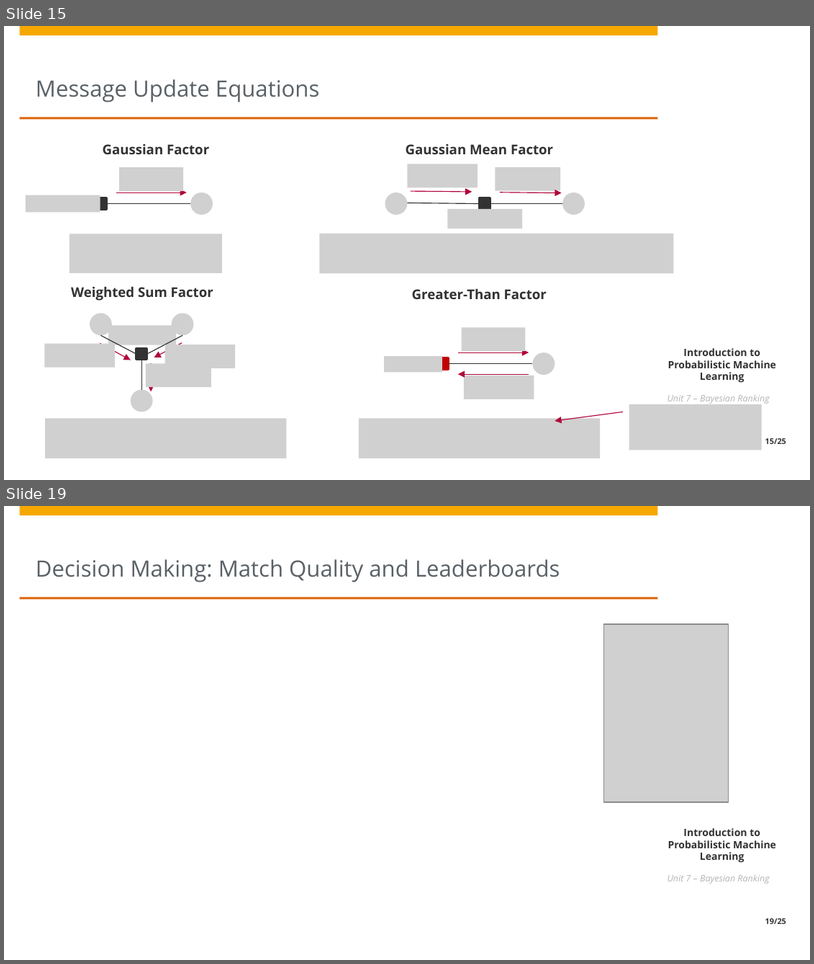
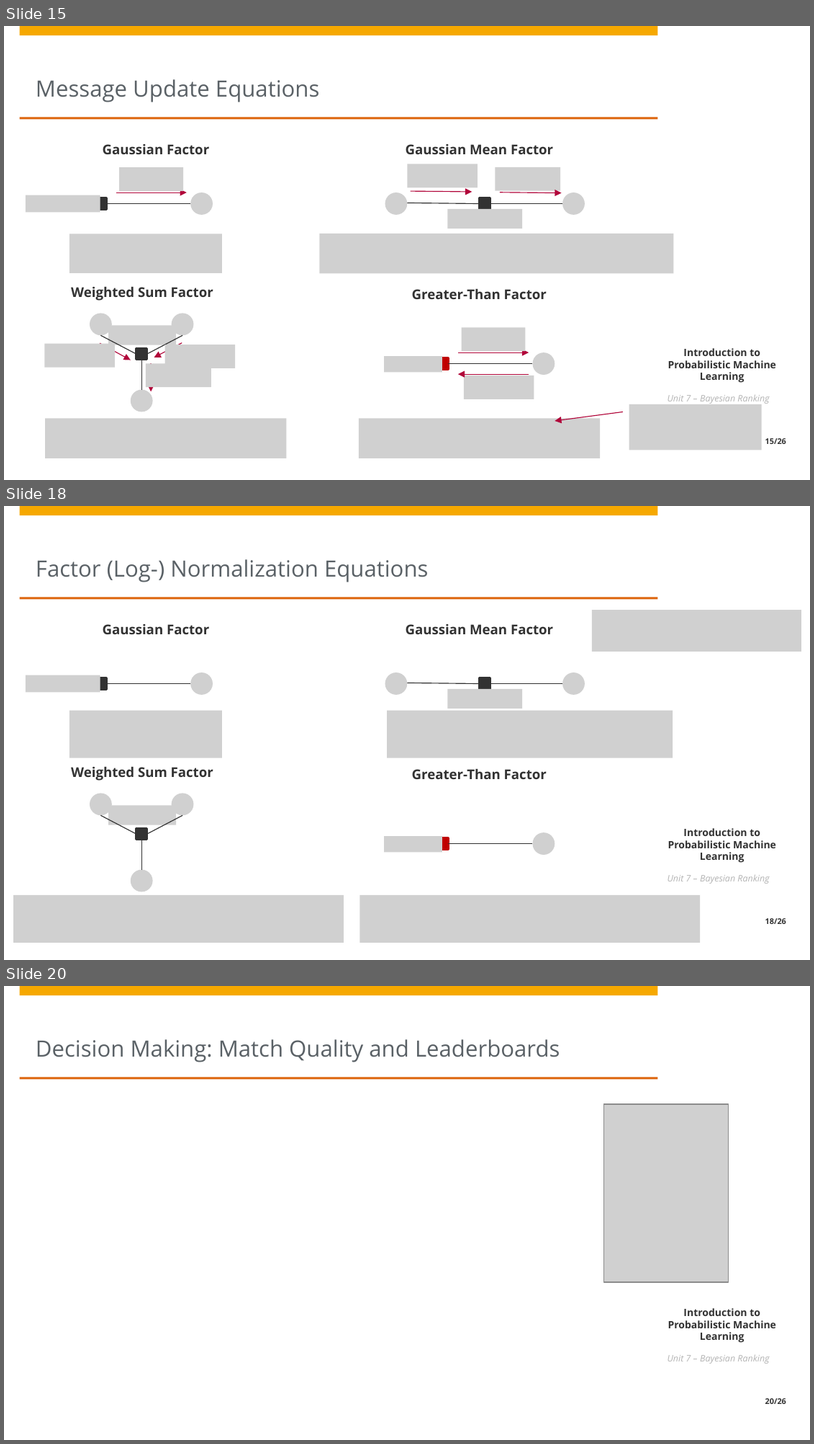
Before and after one commit to HPI-Artificial-Intelligence-Teaching/pml-sose2023, a slide deck: unit7/Unit7 - Bayesian Ranking.pptx. Shown one above the other, each under a label of ours: slides 15 and 19 before the commit, slides 15, 18 and 20 after it; the slides between them are not shown. The pictures are 814x964 and 814x1444 pixels, drawn with LibreOffice and Linux fonts; fonts in the diff are those of the drawing; grey boxes stand for pictures; background and template pictures are left out. Boxes give left, top, right and bottom in pixels: in the first picture for what was removed or moved away, otherwise in the second. Text is boxed around its words. In the diff, an @@ line names an element or a change of style, - is before the commit and + after.

Commit message:
Added slides on normalization constant

```diff
--- a/unit7/Unit7 - Bayesian Ranking.pptx
+++ b/unit7/Unit7 - Bayesian Ranking.pptx
@@ slide 18 added at (x1=4, y1=506, x2=810, y2=960), background #FFFFFF; not listed: 7 template elements that a slide beside it also shows @@
@@ title added at (x1=36, y1=559, x2=428, y2=582), 20 pt, text #5A6166 @@
+Factor (Log-) Normalization Equations
@@ picture added at (x1=592, y1=610, x2=802, y2=652) @@
@@ text added at (x1=103, y1=624, x2=209, y2=634), 12 pt, text #323232, bold @@
+Gaussian Factor
@@ text added at (x1=406, y1=624, x2=553, y2=634), 12 pt, text #323232, bold @@
+Gaussian Mean Factor
@@ picture added at (x1=26, y1=675, x2=100, y2=692) @@
@@ rectangle added at (x1=95, y1=678, x2=106, y2=689), fill #323232, outline #323232 2 pt @@
@@ picture added at (x1=190, y1=672, x2=213, y2=695) @@
@@ picture added at (x1=386, y1=672, x2=408, y2=695) @@
@@ rectangle added at (x1=480, y1=678, x2=491, y2=689), fill #323232, outline #323232 2 pt @@
@@ picture added at (x1=563, y1=672, x2=586, y2=695) @@
@@ line added from (106, 683) to (190, 683), #323232 0.75 pt @@
@@ line added from (480, 683) to (407, 682), #323232 0.75 pt @@
@@ picture added at (x1=448, y1=689, x2=522, y2=708) @@
@@ line added from (491, 683) to (563, 683), #323232 0.75 pt @@
@@ picture added at (x1=70, y1=710, x2=221, y2=757) @@
@@ picture added at (x1=387, y1=710, x2=672, y2=757) @@
@@ text added at (x1=71, y1=767, x2=214, y2=780), 12 pt, text #323232, bold @@
+Weighted Sum Factor
@@ text added at (x1=412, y1=769, x2=547, y2=779), 12 pt, text #323232, bold @@
+Greater-Than Factor
@@ picture added at (x1=90, y1=793, x2=112, y2=816) @@
@@ picture added at (x1=109, y1=806, x2=177, y2=824) @@
@@ picture added at (x1=172, y1=793, x2=194, y2=816) @@
@@ line added from (136, 834) to (100, 815), #323232 0.75 pt @@
@@ rectangle added at (x1=136, y1=828, x2=147, y2=839), fill #323232, outline #323232 2 pt @@
@@ line added from (147, 834) to (183, 815), #323232 0.75 pt @@
@@ line added from (142, 839) to (142, 870), #323232 0.75 pt @@
@@ picture added at (x1=385, y1=836, x2=442, y2=852) @@
@@ rectangle added at (x1=438, y1=838, x2=449, y2=849), fill #C00000, outline #C00000 2 pt @@
@@ line added from (448, 843) to (533, 843), #323232 0.75 pt @@
@@ picture added at (x1=533, y1=833, x2=556, y2=855) @@
@@ picture added at (x1=131, y1=870, x2=153, y2=892) @@
@@ picture added at (x1=13, y1=895, x2=344, y2=942) @@
@@ picture added at (x1=360, y1=895, x2=700, y2=942) @@
@@ what was slide 19 is now slide 20 @@
@@ page number at (x1=766, y1=1398, x2=787, y2=1404): text changed @@
-19/25
+20/26
```
Also in this commit, not shown: 4 slides changed, 1 other file.
